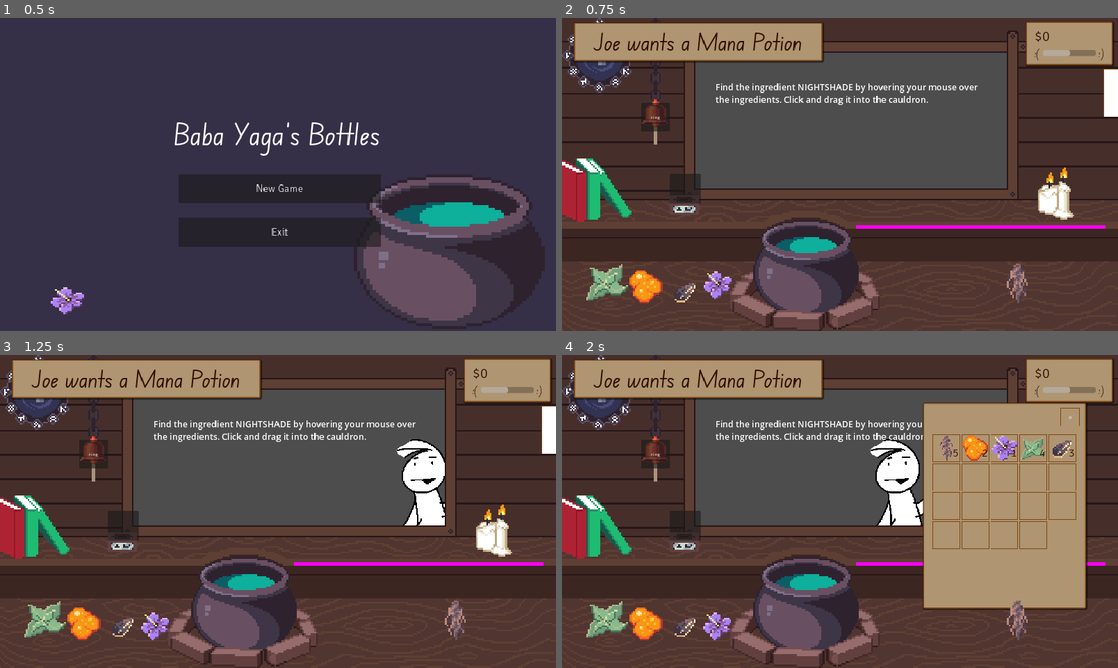
Above: before the commit, frames 1-4 (two rows, left to right).
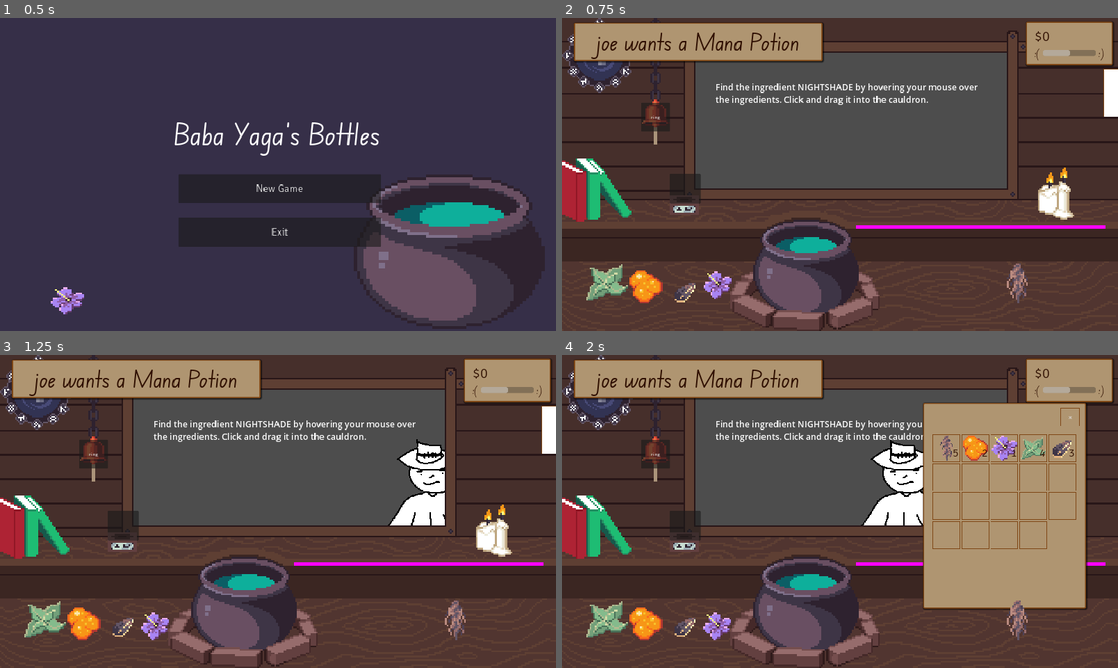
Above: after the commit, the same moments.

Repository: HuskyGameDev/2024s-team3
Game: Godot game, scene res://Scenes/UI/Title.tscn
Same seed, same stepped clock (60 frames per second), same inputs: the game is played once before the commit and once after it.
Inputs (mouse positions are in pixels of both pictures, inside the frame that each line leads up to):
- Up to frame 1 (0.5 s): no input
- Up to frame 2 (0.75 s): click "New Game" at 0.5 s
- Up to frame 3 (1.25 s): no input
- Up to frame 4 (2 s): click (1112, 430) at 1.25 s

Frame 1 is identical in both runs. In frame 2, 0.9% of the frame differs, in the area x 5-43%, y 4-14%; in frame 3, 1.9%; in frame 4, 2.1%, in the area x 5-65%, y 4-55%.

Commit message:
build now works. sprites no longer randomly generate

Diff:
--- a/Scripts/main.gd
+++ b/Scripts/main.gd
@@ -164,7 +164,7 @@
 
 	walkOut = false
 	currentCustomer = customerScene.instantiate()
-	currentCustomer.set_sprite(customerSprites[randi() % customerSprites.size()]) # set customer's sprite randomly
+	#currentCustomer.set_sprite(customerSprites[randi() % customerSprites.size()]) # set customer's sprite randomly
 	currentCustomer.position = customerStartLocation
 	add_child(currentCustomer) # add new customer to the main scene so you can see it
 	move_child(currentCustomer, 0)
@@ -172,7 +172,7 @@
 	print("valid cust? ",is_instance_valid(currentCustomer))
 
 	# set up the customer's data
-	custArray[0].customerName = customerNames[randi() % customerNames.size()] # set customer's name randomly
+	#custArray[0].customerName = customerNames[randi() % customerNames.size()] # set customer's name randomly
 	currentCustomer._setup(custArray[0])
 
 	# display what the customer wants
